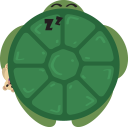
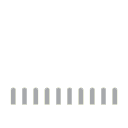
Layered file, before and after one edit (128×128). Changes by layer:
added layer "Calque 77" above "Calque 67" over [10, 87, 118, 105]
hid "Calque 74" over [0, 0, 128, 127]
